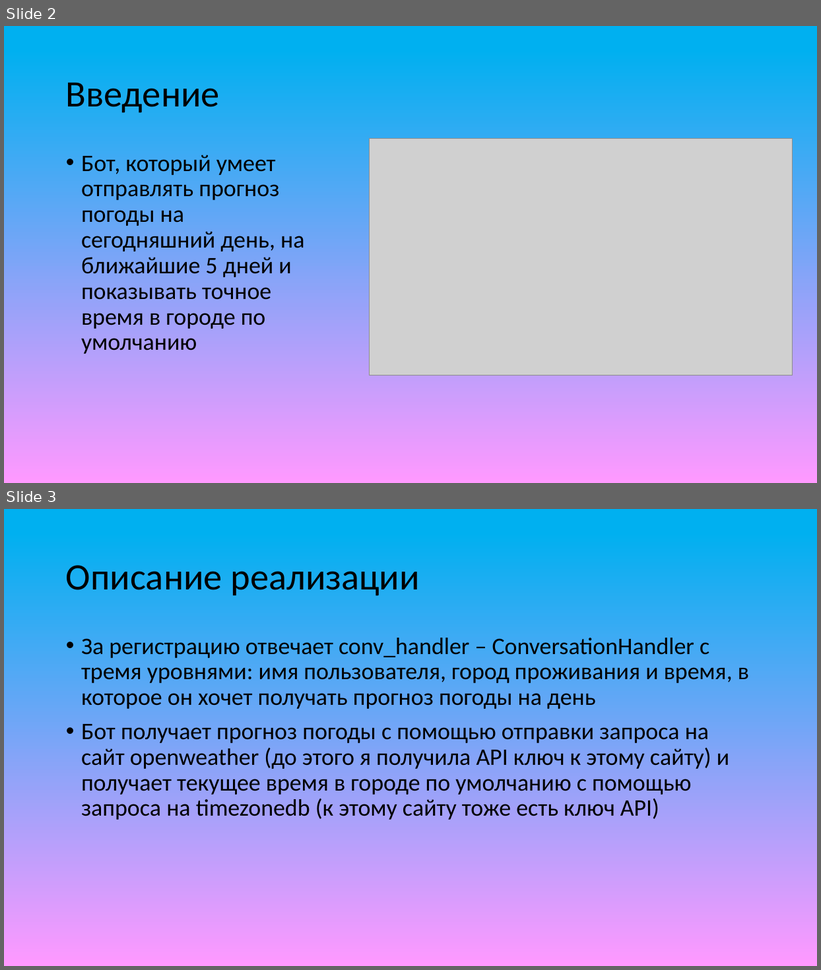
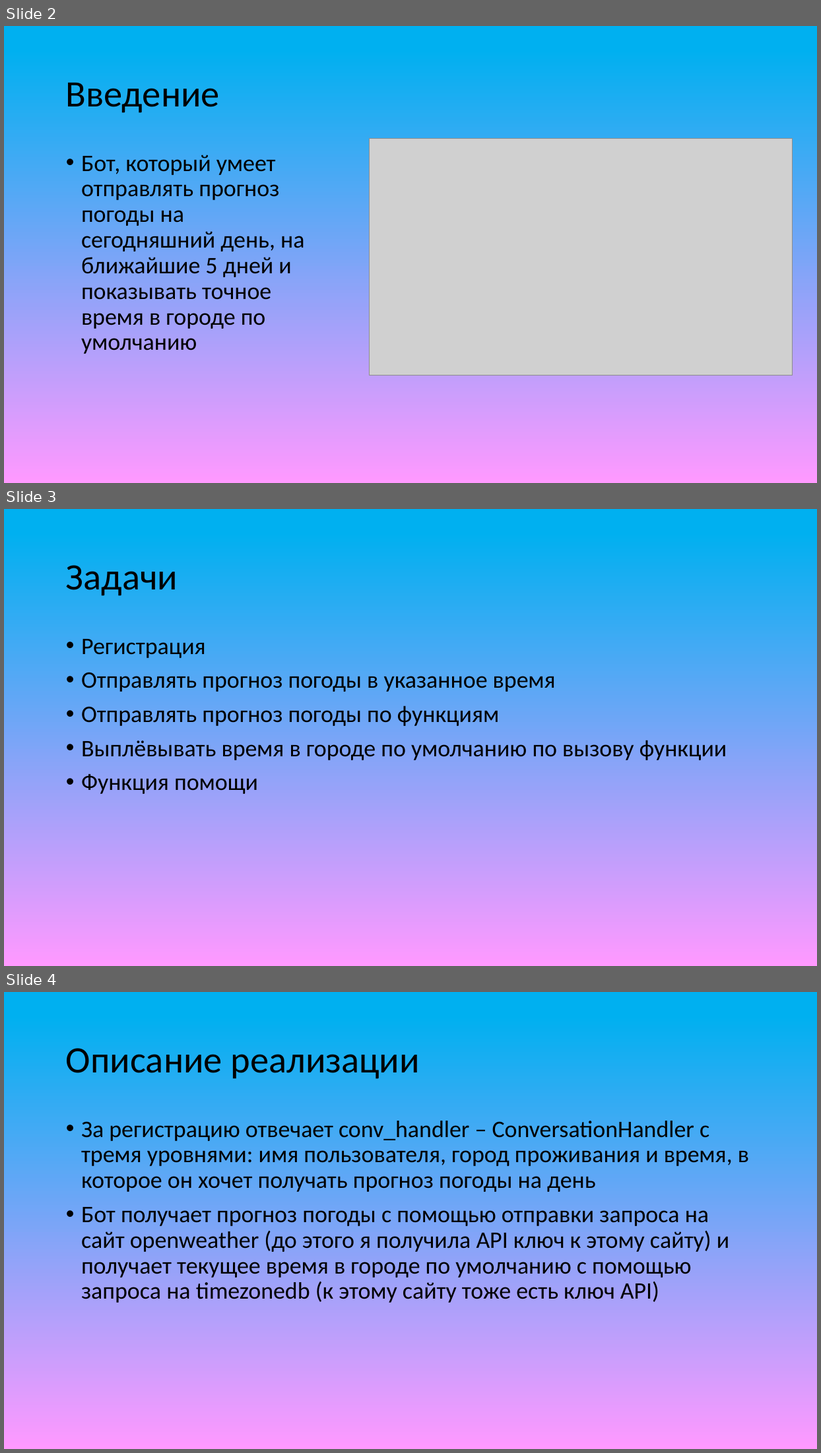
Before and after one commit to RuiKanishiro/rats_and_bot, a slide deck: Бот для прогноза погоды.pptx. Shown one above the other, each under a label of ours: slides 2 and 3 before the commit, slides 2, 3 and 4 after it. The pictures are 821x970 and 821x1453 pixels, drawn with LibreOffice and Linux fonts; fonts in the diff are those of the drawing; grey boxes stand for pictures. Boxes give left, top, right and bottom in pixels: in the first picture for what was removed or moved away, otherwise in the second. Text is boxed around its words. In the diff, an @@ line names an element or a change of style, - is before the commit and + after.

Commit message:
ultra updated

```diff
--- a/Бот для прогноза погоды.pptx
+++ b/Бот для прогноза погоды.pptx
@@ slide 3 added at <box>4,509,817,966</box>, background gradient #00B0F0 to #FF99FF @@
@@ title added at <box>66,565,178,596</box>, 44 pt, text #000000 @@
+Задачи
@@ text added at <box>81,639,727,794</box>, 28 pt, text #000000 @@
+• Регистрация
+• Отправлять прогноз погоды в указанное время
+• Отправлять прогноз погоды по функциям
+• Выплёвывать время в городе по умолчанию по вызову функции
+• Функция помощи
@@ what was slide 3 is now slide 4 @@
```
